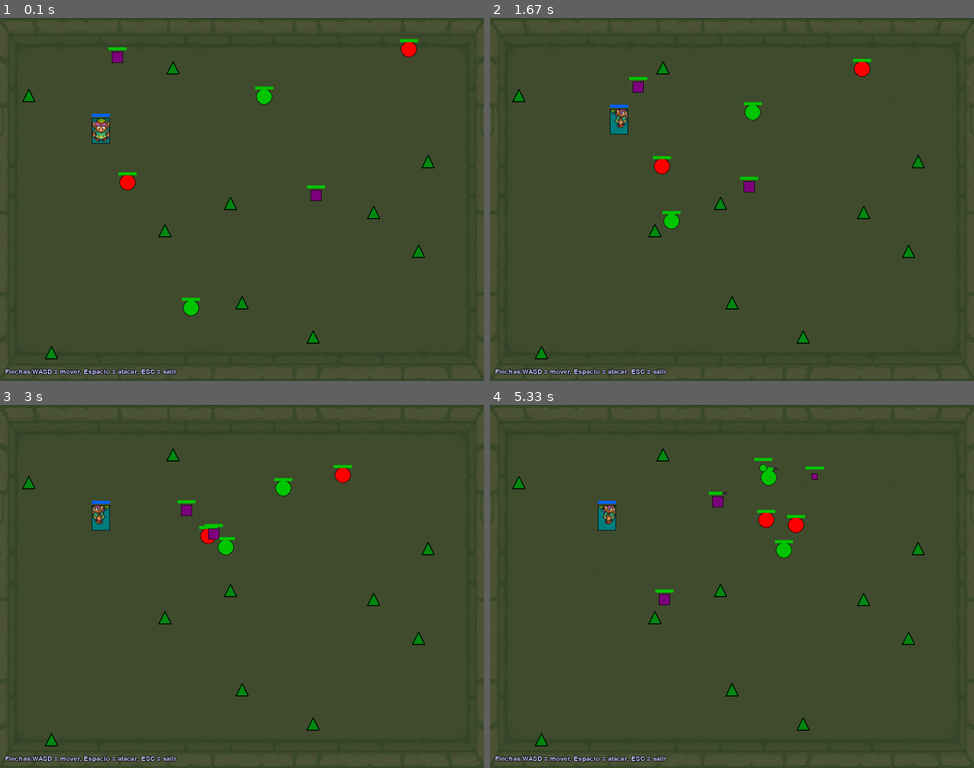
Above: before the commit, frames 1-4 (two rows, left to right).
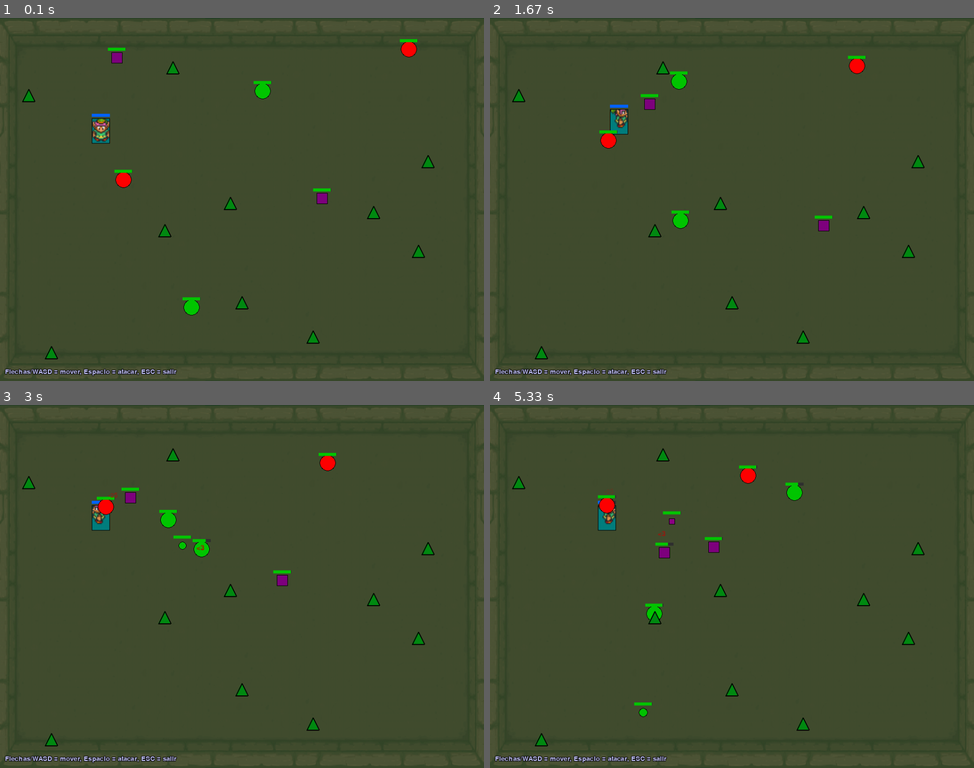
Above: after the commit, the same moments.

Repository: diego-abp/proyecto-animales
Game: pygame game, started from proyecto especies.py
The game is run twice, just before and just after one commit, with the same random seed, the same clock (stepped at 60 frames per second) and the same inputs.
Inputs:
- Up to frame 1 (0.1 s): no input
- Up to frame 2 (1.67 s): hold Right 0.33-0.8 s; hold Up 0.83-1.13 s; hold Right 1.17-1.63 s
- Up to frame 3 (3 s): hold Left 1.67-2.2 s; hold Down 2.23-2.53 s; hold Left 2.57-2.97 s
- Up to frame 4 (5.33 s): hold Up 3-3.37 s; hold Right 3.4-4.03 s; hold Down 4.07-4.43 s; hold Left 4.47-4.93 s; hold Right from 4.97 s (still down)

The runs differ from the first frame. In frame 1, 0.5% of the frame differs, in the area x 22-87%, y 5-83%; in frame 2, 1.4%; in frame 3, 1.6%; in frame 4, 1.8%, in the area x 22-69%, y 14-86%.

Commit message:
se añadio correcciones y cadaveres

Diff:
--- a/proyecto especies.py
+++ b/proyecto especies.py
@@ -45,6 +45,19 @@
         self.is_paused = False
         self.pause_end_time = 0
 
+    def update_vida_por_tiempo(self):
+        """
+        Reduce la vida de la especie con el tiempo, simulando el envejecimiento.
+        No se aplica a plantas o entidades con vida infinita.
+        """
+        if self.vida == float('inf') or self.tiempo_vida_max <= 0:
+            return
+
+        ahora = time.time()
+        tiempo_transcurrido = ahora - self.ultimo_update
+        self.ultimo_update = ahora
+        self.vida -= (self.vida_max / self.tiempo_vida_max) * tiempo_transcurrido
+
     def take_damage(self, attacker, damage):
         """Aplica daño a la especie y activa un contraataque/huida."""
         self.vida -= damage
@@ -149,8 +162,8 @@
 
 class Carnivoro(Especies):
     def __init__(self, x, y, vida, reproducirse=True, salto=2, color=None, is_baby=False):
-        # Los carnívoros tienen tiempo de vida medio (150). Se mueven más rápido para cazar.
-        super().__init__(x, y, vida, reproducirse, salto, True, True, True, tiempo_vida_max=150, color=color or (255, 0, 0), size=7 if is_baby else 15, is_baby=is_baby)
+        # Los carnívoros tienen un tiempo de vida de 2 minutos (120s). Se mueven más rápido para cazar.
+        super().__init__(x, y, vida, reproducirse, salto, True, True, True, tiempo_vida_max=120, color=color or (255, 0, 0), size=7 if is_baby else 15, is_baby=is_baby)
         # Atributos de ataque
         self.attack_power = 25
         self.attack_cooldown = 2.0
@@ -166,6 +179,7 @@
         self.target = None
         self.detection_radius = 150  # Radio para empezar a cazar
         self.chase_radius = 250      # Radio para dejar de cazar si la presa escapa
+        self.food_target = None # Para buscar cadáveres
         self.provoked_by_player = False # Se vuelve True si el jugador le ataca
 
     def mover(self, screen_width, screen_height, all_species):
@@ -210,21 +224,50 @@
                 self.hunt_state = 'chasing'
                 return None
 
-            # Buscar presas prioritarias: herbívoros, luego omnívoros
-            posibles = []
-            if 'herbivoro' in all_species:
-                posibles.append(all_species['herbivoro'])
-            if 'omnivoro' in all_species:
-                posibles.append(all_species['omnivoro'])
-
-            for prey in posibles:
-                dist = math.hypot(self.posicion_x - prey.posicion_x, self.posicion_y - prey.posicion_y)
-                if dist < self.detection_radius:
-                    self.target = prey
-                    self.hunt_state = 'chasing'
-                    return None # Salir del método mover para procesar la caza en el siguiente frame
-            # Si no se encontró presa, deambular
-            super().mover(screen_width, screen_height, all_species)
+            # --- LÓGICA DE COMER CADÁVERES (PRIORIDAD SI LA VIDA ES BAJA) ---
+            # Si tiene poca vida, buscará comida fácil (cadáveres) antes que cazar.
+            if self.vida < self.vida_max * 0.7:
+                if self.food_target is None or self.food_target.nutricion <= 0:
+                    self.food_target = self.buscar_cadaver_cercano(all_species)
+
+                if self.food_target:
+                    dist_comida = math.hypot(self.posicion_x - self.food_target.posicion_x, self.posicion_y - self.food_target.posicion_y)
+                    if dist_comida < self.food_target.size + 5: # Si está suficientemente cerca para comer
+                        # Comer el cadáver
+                        self.vida = min(self.vida_max, self.vida + 25) # Recupera 25 de vida
+                        self.food_target.nutricion -= 25
+                        self.last_attack = ahora # Reutilizar cooldown de ataque como cooldown de comer
+                        if self.food_target.nutricion <= 0:
+                            self.food_target = None # Se lo ha comido todo
+                        return None
+                    else:
+                        # Moverse hacia el cadáver
+                        self.mover_hacia(self.food_target.posicion_x, self.food_target.posicion_y)
+                        return None
+            else:
+                # Si tiene mucha vida, olvida el cadáver y se centra en cazar
+                self.food_target = None
+
+
+            # Búsqueda constante de presas: cualquier entidad que no sea un Carnívoro o una Planta.
+            presa_mas_cercana = None
+            distancia_minima = self.detection_radius
+
+            for entidad in all_species.values():
+                # No puede cazarse a sí mismo, a otros carnívoros o a plantas.
+                if entidad is self or isinstance(entidad, (Carnivoro, Planta)):
+                    continue
+                dist = math.hypot(self.posicion_x - entidad.posicion_x, self.posicion_y - entidad.posicion_y)
+                if dist < distancia_minima:
+                    distancia_minima = dist
+                    presa_mas_cercana = entidad
+
+            if presa_mas_cercana:
+                self.target = presa_mas_cercana
+                self.hunt_state = 'chasing'
+            else:
+                # Si no se encontró presa, deambular
+                super().mover(screen_width, screen_height, all_species)
             return None
 
         if self.hunt_state == 'chasing':
@@ -252,6 +295,19 @@
                 self.mover_hacia(self.target.posicion_x, self.target.posicion_y, velocidad=velocidad)
                 return None
 
+    def buscar_cadaver_cercano(self, all_species):
+        """Busca el cadáver más cercano."""
+        cadaver_cercano = None
+        distancia_min = self.detection_radius # Usa el mismo radio de detección
+        for entidad in all_species.values():
+            if isinstance(entidad, Cadaver):
+                dist = math.hypot(self.posicion_x - entidad.posicion_x, self.posicion_y - entidad.posicion_y)
+                if dist < distancia_min:
+                    distancia_min = dist
+                    cadaver_cercano = entidad
+        return cadaver_cercano
+
+
     def puede_reproducirse(self):
         """Los carnívoros pueden reproducirse si tienen suficiente vida."""
         return self.reproducirse and self.vida >= self.vida_max * 0.7
@@ -287,8 +343,8 @@
 
 class Herbivoro(Especies):
     def __init__(self, x, y, vida, reproducirse=True, salto=4, color=None, is_baby=False):
-        # Los herbívoros tienen tiempo de vida largo (120)
-        super().__init__(x, y, vida, reproducirse, salto, False, True, True, color=color or (0, 200, 0), size=7 if is_baby else 15, is_baby=is_baby)
+        # Los herbívoros tienen un tiempo de vida de 2 minutos (120s)
+        super().__init__(x, y, vida, reproducirse, salto, False, True, True, tiempo_vida_max=120, color=color or (0, 200, 0), size=7 if is_baby else 15, is_baby=is_baby)
 
     def puede_reproducirse(self):
         """Los herbívoros pueden reproducirse si tienen suficiente vida."""
@@ -349,12 +405,13 @@
 
 class Omnivoro(Especies):
     def __init__(self, x, y, vida, reproducirse=True, salto=3, color=None, is_baby=False):
-        # Los omnívoros tienen tiempo de vida equilibrado (100)
+        # Los omnívoros tienen un tiempo de vida de 2 minutos (120s)
         # El tamaño se usa como radio, así que un omnívoro de 20x20 tiene un "radio" de 10
-        super().__init__(x, y, vida, reproducirse, salto=salto, atacar=True, correr=True, comer=True, color=color or (128, 0, 128), size=5 if is_baby else 10, is_baby=is_baby)
+        super().__init__(x, y, vida, reproducirse, salto=salto, atacar=True, correr=True, comer=True, tiempo_vida_max=120, color=color or (128, 0, 128), size=5 if is_baby else 10, is_baby=is_baby)
         self.max_size = 10 # Tamaño adulto (radio)
         self.presa = None
         self.modo_caza = False # Alterna entre cazar y deambular
+        self.food_target = None # Para buscar cadáveres
 
     def mover(self, screen_width, screen_height, posibles_presas={}):
         """
@@ -391,6 +448,29 @@
                 self.presa = None # Olvida la presa al cambiar de modo
 
         if self.modo_caza:
+            # --- LÓGICA DE COMER CADÁVERES ---
+            if self.food_target is None or self.food_target.nutricion <= 0:
+                self.food_target = self.buscar_cadaver_cercano(posibles_presas)
+
+            if self.food_target:
+                dist_comida = math.hypot(self.posicion_x - self.food_target.posicion_x, self.posicion_y - self.food_target.posicion_y)
+                if dist_comida < self.food_target.size + 5:
+                    # Comer
+                    self.vida = min(self.vida_max, self.vida + 20)
+                    self.food_target.nutricion -= 20
+                    self.last_random_move_time = time.time() # Cooldown para no comer instantáneamente
+                    if self.food_target.nutricion <= 0:
+                        self.food_target = None
+                    return None
+                else:
+                    # Moverse hacia el cadáver
+                    self.mover_hacia(self.food_target.posicion_x, self.food_target.posicion_y)
+                    return None
+            else:
+                # Si no hay cadáveres, busca presas vivas
+                self.food_target = None
+
+
             # Comportamiento de caza (similar al carnívoro pero menos agresivo)
             if self.presa and (self.presa not in posibles_presas.values() or self.presa.vida <= 0):
                 self.presa = None
@@ -399,7 +479,7 @@
                 presa_mas_cercana = None
                 distancia_minima = 100  # Radio de detección más pequeño
                 for especie in posibles_presas.values():
-                    if especie is self or isinstance(especie, (Carnivoro, Omnivoro)):
+                    if especie is self or isinstance(especie, (Carnivoro, Omnivoro, Planta, Cadaver)):
                         continue
                     dist = math.sqrt((self.posicion_x - especie.posicion_x)**2 + (self.posicion_y - especie.posicion_y)**2)
                     if dist < distancia_minima:
@@ -452,6 +532,32 @@
                     distancia_min = dist
                     mejor_pareja = otra_especie
         return mejor_pareja
+
+    def buscar_cadaver_cercano(self, all_species):
+        """Busca el cadáver más cercano."""
+        cadaver_cercano = None
+        distancia_min = 150 # Radio de detección
+        for entidad in all_species.values():
+            if isinstance(entidad, Cadaver):
+                dist = math.hypot(self.posicion_x - entidad.posicion_x, self.posicion_y - entidad.posicion_y)
+                if dist < distancia_min:
+                    distancia_min = dist
+                    cadaver_cercano = entidad
+        return cadaver_cercano
+
+class Cadaver(Especies):
+    def __init__(self, x, y, original_size, original_color, original_shape='circle'):
+        # Los cadáveres no se mueven, no se reproducen, etc.
+        super().__init__(x, y, vida=0, reproducirse=False, salto=0)
+        self.nutricion = original_size * 5 # Valor nutricional basado en el tamaño
+        self.size = original_size
+        # Convertir el color original a escala de grises para la apariencia de cadáver
+        gris = int(sum(original_color) / 3 * 0.6) # Más oscuro
+        self.color = (gris, gris, gris)
+        self.original_shape = original_shape # 'circle' o 'rect'
+        self.tiempo_creacion = time.time()
+        self.tiempo_descomposicion_max = 45 # Segundos hasta que desaparece
+
 
 class Planta(Especies):
     def __init__(self, x, y, reproducirse=False):
@@ -941,6 +1047,11 @@
                     especie.size = tamaño_inicial + (especie.max_size - tamaño_inicial) * progreso
     def _update_ai(self):
         """Actualiza el comportamiento de las especies controladas por IA."""
+        # Primero, actualizamos la vida por tiempo para todas las especies
+        self._update_vida_por_tiempo()
+
+        # Ahora, procedemos con la IA de movimiento y ataque
+
         # Crear un diccionario con todas las entidades "atacables" para la IA
         all_entities = self.especies_vivas.copy()
         all_entities['personaje'] = self.personaje
@@ -979,22 +1090,45 @@
                                 del self.especies_vivas[key]
                                 break
 
+    def _update_vida_por_tiempo(self):
+        """Llama al método de actualización de vida por tiempo para cada especie."""
+        for especie in self.especies_vivas.values():
+            especie.update_vida_por_tiempo()
+
     def draw(self):
         # Fondo
         if self.background_image:
             self.screen.blit(self.background_image, (0, 0))
         else:
             self.screen.fill((130, 170, 110)) # Color de fondo alternativo si la imagen no carga
-        especies_muertas = []
+
+        # --- GESTIÓN DE MUERTES Y CADÁVERES ---
+        nombres_muertos = []
+        nuevos_cadaveres = {}
 
         # Comprobar qué especies han muerto por daño y marcarlas para eliminar
         for nombre, especie in list(self.especies_vivas.items()):
-            if hasattr(especie, 'vida') and especie.vida <= 0:
-                especies_muertas.append(nombre)
+            # Los cadáveres se gestionan por su nutrición/tiempo
+            if isinstance(especie, Cadaver):
+                if especie.nutricion <= 0:
+                    nombres_muertos.append(nombre)
+                continue
+
+            if hasattr(especie, 'vida') and especie.vida <= 0 and not isinstance(especie, Planta):
+                nombres_muertos.append(nombre)
+                # Crear un cadáver en su lugar si es un animal
+                if isinstance(especie, (Carnivoro, Herbivoro, Omnivoro)):
+                    forma = 'rect' if isinstance(especie, Omnivoro) else 'circle'
+                    cadaver = Cadaver(especie.posicion_x, especie.posicion_y, especie.size, especie.color, forma)
+                    nombre_cadaver = f"cadaver_{time.time()}"
+                    nuevos_cadaveres[nombre_cadaver] = cadaver
 
         # Eliminar especies muertas
-        for nombre in especies_muertas:
+        for nombre in nombres_muertos:
             del self.especies_vivas[nombre]
+
+        # Añadir los nuevos cadáveres al diccionario principal de entidades
+        self.especies_vivas.update(nuevos_cadaveres)
 
         # Dibujar el sprite del personaje
         if self.animations:
@@ -1047,6 +1181,16 @@
                 pygame.draw.rect(self.screen, (0,0,0), (omni_x - 1, omni_y - 1, omni_size + 2, omni_size + 2))
                 pygame.draw.rect(self.screen, especie.color, (omni_x, omni_y, omni_size, omni_size))
                 self._draw_hp_bar(especie)
+            elif isinstance(especie, Cadaver):
+                # Dibujar el cadáver según su forma original pero en gris
+                if especie.original_shape == 'circle':
+                    pygame.draw.circle(self.screen, (20,20,20), (int(especie.posicion_x), int(especie.posicion_y)), int(especie.size) + 1)
+                    pygame.draw.circle(self.screen, especie.color, (int(especie.posicion_x), int(especie.posicion_y)), int(especie.size))
+                else: # rect
+                    size = int(especie.size) * 2
+                    x, y = int(especie.posicion_x - size // 2), int(especie.posicion_y - size // 2)
+                    pygame.draw.rect(self.screen, (20,20,20), (x - 1, y - 1, size + 2, size + 2))
+                    pygame.draw.rect(self.screen, especie.color, (x, y, size, size))
             elif isinstance(especie, Planta):
                 # Dibujar la planta como un triángulo verde con un contorno negro
                 color_contorno = (50, 255, 50) if especie.is_healing else (0, 0, 0) # Verde lima brillante al curar
@@ -1092,6 +1236,14 @@
 
         pygame.display.flip()
 
+    def _update_cadaveres(self):
+        """Actualiza el estado de los cadáveres, como la descomposición."""
+        ahora = time.time()
+        for especie in self.especies_vivas.values():
+            if isinstance(especie, Cadaver):
+                if ahora - especie.tiempo_creacion > especie.tiempo_descomposicion_max:
+                    especie.nutricion = 0 # Marcar para eliminación por descomposición
+
     def iniciar(self):
         self.running = True
         while self.running:
@@ -1166,6 +1318,9 @@
             # Actualizar crecimiento de las crías
             self._update_growth()
 
+            # Actualizar estado de los cadáveres (descomposición)
+            self._update_cadaveres()
+
             # Dibujar
             self.draw()
 
@@ -1178,4 +1333,3 @@
     print("=== Juego en 2 capas Lógica y Vista ===")
     juego = VistaPygame()
     juego.iniciar()
-#hola
